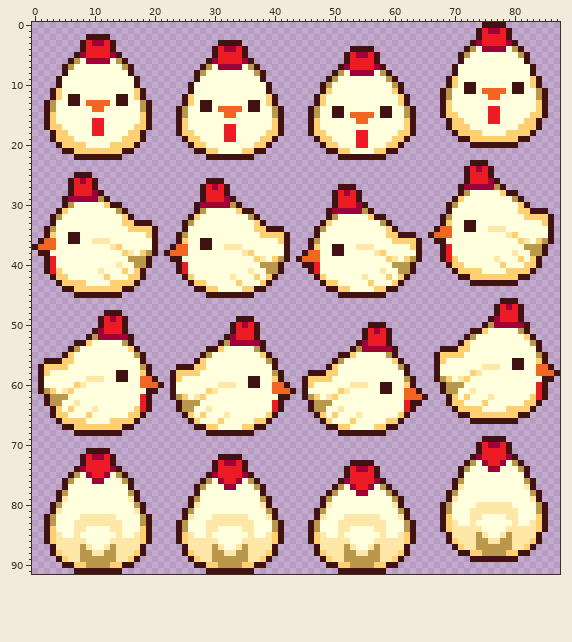
Sprite sheet -- src/assets/leghorn-hen.png. Above, as it was before the edit.
The file is 88x92 pixels.
New version:
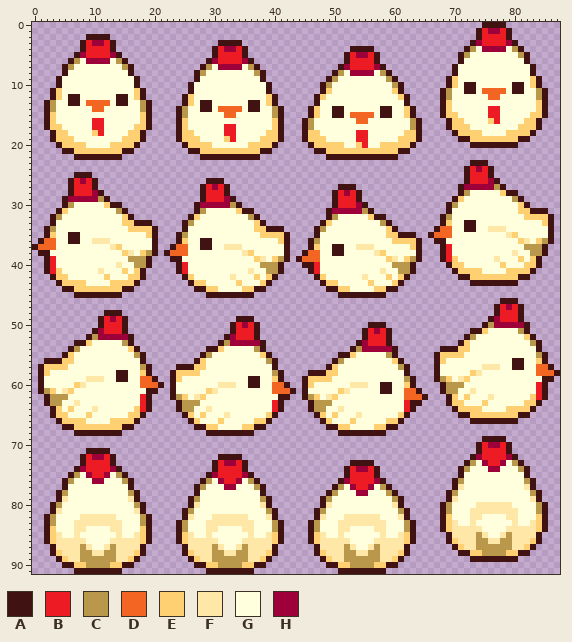
Palette (. is transparent): A #401212  B #ed1c24  C #ba984b  D #f26522  E #ffd071  F #ffe7a7  G #ffffde  H #9e0039
Message: make hen more squishy
The edit:
Changed rows in their new state; - is an unchanged pixel.
first column x 10:
13 --------------------------------------G------------G---------------
14 -------------------------------------E--------------E--------------
15 -------------------------------------E--------------E--------------
16 -----------------------------------ACG--------------GCA-----------E
17 -----------------------------------ACG--------------GCA------------
18 E----------------------------------AE-G------------G-EA------------
19 --------------AE------E-------EA---AEE-G----------G-EEA------------
20 ---------------AE--E------E--EA-----AEE--E--E---E--EEA-------------
21 ----------------A-E--EEEE--E-A-------AAEE--EEEE--EEAA--------------
22 ------------------A--------A-----------AA--------AA----------------
Boxes around the changes in both pictures, in picture pixels (x1, y1, x2, y2):
changed: (302, 100, 422, 160)
changed: (488, 118, 494, 124)
changed: (92, 130, 98, 136)
changed: (176, 136, 284, 160)
